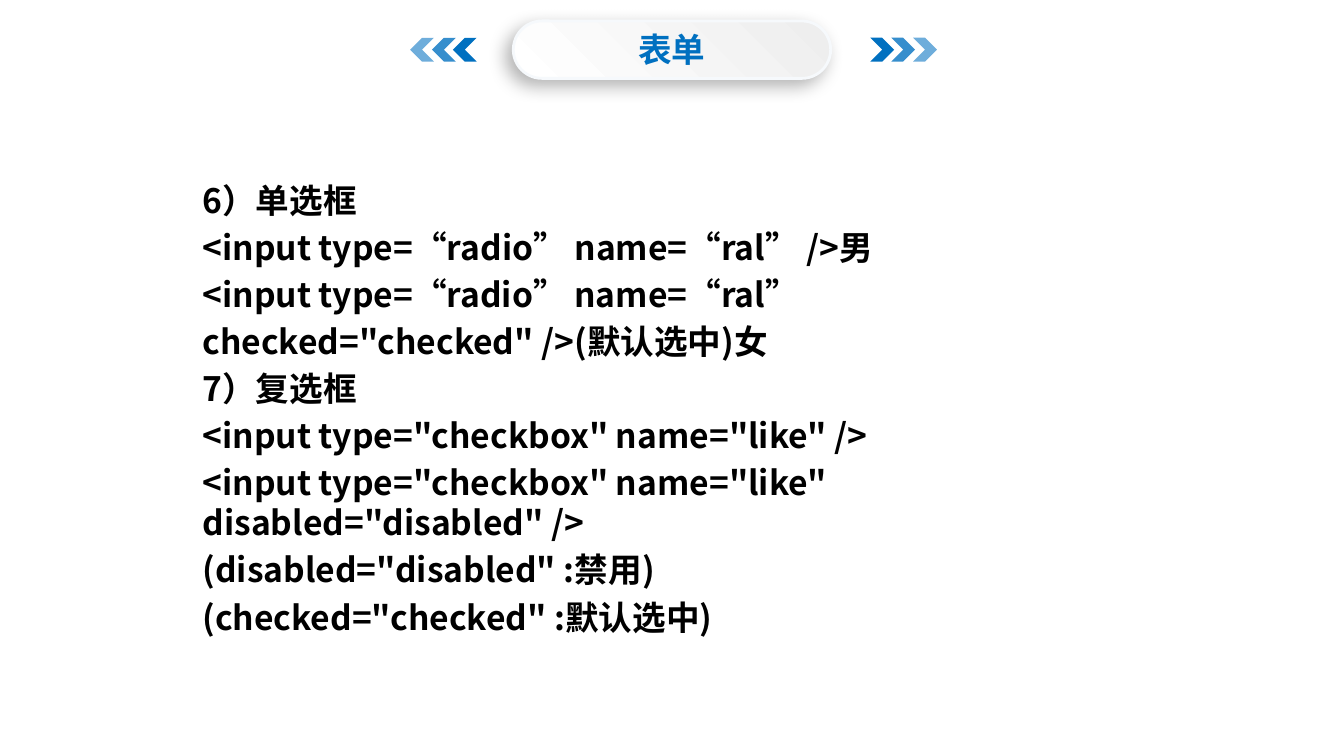
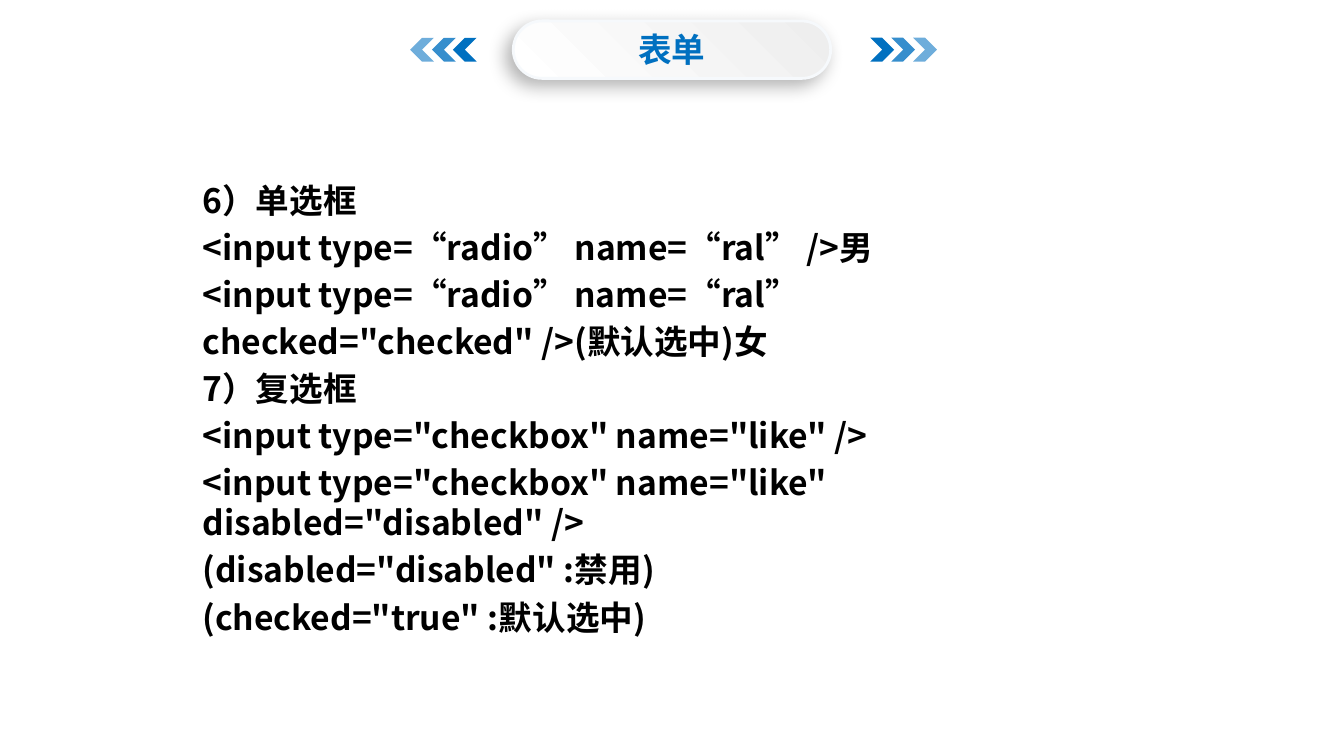
Before and after one commit to menglaoda/webA4, a slide deck: slide 47 of HTML/HTML.pptx. Drawn at 1344x756 pixels with LibreOffice and Linux fonts; fonts in the diff are those of the drawing; background and template pictures are left out. Boxes give left, top, right and bottom in pixels: in the first picture for what was removed or moved away, otherwise in the second. Text is boxed around its words. In the diff, an @@ line names an element or a change of style, - is before the commit and + after.

```diff
--- a/HTML/HTML.pptx
+++ b/HTML/HTML.pptx
@@ text at [203,601,646,637]: text changed @@
-(checked="checked" :默认选中)
+(checked="true" :默认选中)
```
Also in this commit, not shown: 4 other files.
